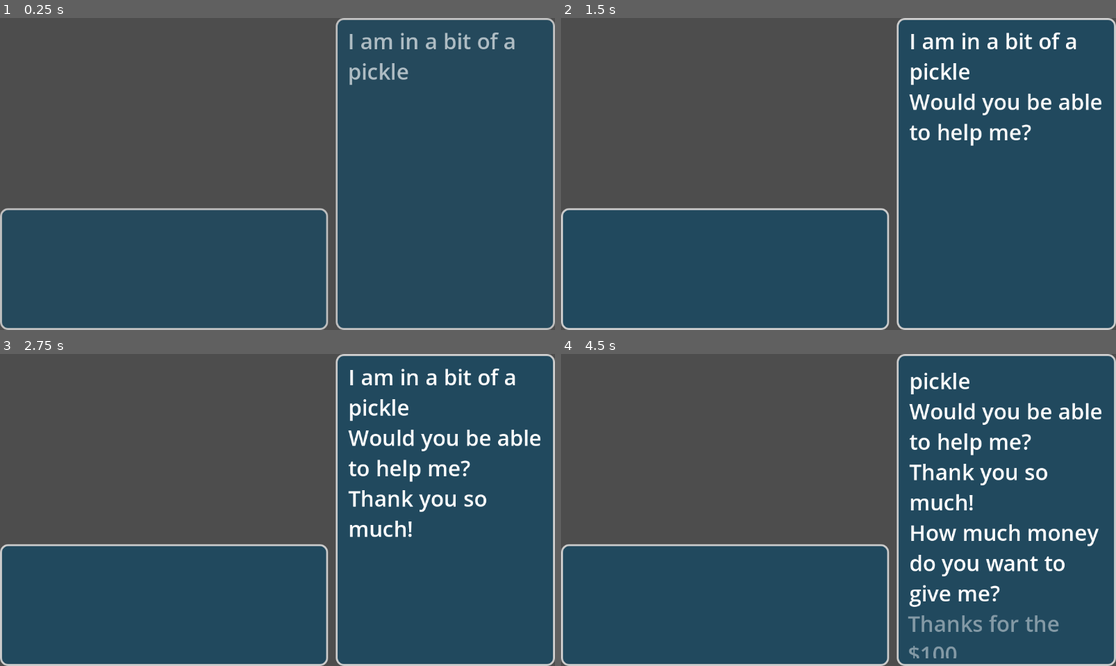
Above: before the commit, frames 1-4 (two rows, left to right).
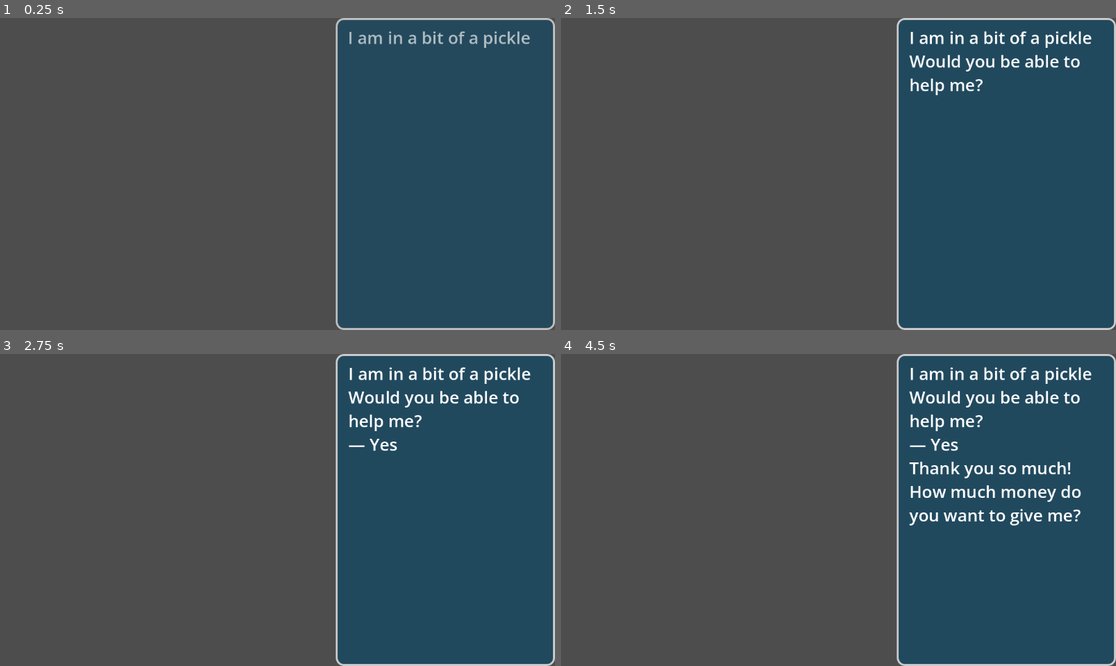
Above: after the commit, the same moments.

Repository: GenericUserIsTaken/GGJ2026
Game: Godot game, scene res://scenes/main/main.tscn
Same seed, same stepped clock (60 frames per second), same inputs: the game is played once before the commit and once after it.
Inputs (mouse positions are in pixels of both pictures, inside the frame that each line leads up to):
- Up to frame 1 (0.25 s): no input
- Up to frame 2 (1.5 s): tap Enter (ui_accept) at 0.5, 1.35 s; hold Up (ui_up) 0.53-1.28 s; hold Enter (ui_accept) 0.53-1.28 s; click (838, 174) at 0.67 s; move the mouse to (727, 189) at 1.27 s; hold Down (ui_down) from 1.28 s (still down)
- Up to frame 3 (2.75 s): tap Enter (ui_accept) at 1.52, 1.82 s; move the mouse to (333, 441) at 2.02 s; release Down (ui_down) at 2.03 s; hold Up (ui_up) from 2.03 s (still down); hold Enter (ui_accept) from 2.03 s (still down)
- Up to frame 4 (4.5 s): move the mouse to (810, 572) at 2.77 s; release Enter (ui_accept) at 2.78 s; tap Enter (ui_accept) at 2.85, 3.02, 3.32, 4.35 s; click (810, 572) at 2.92 s; move the mouse to (1005, 556) at 3.52 s; release Up (ui_up) at 3.53 s; hold Enter (ui_accept) 3.53-4.28 s; hold Down (ui_down) from 3.53 s (still down); tap Escape (ui_cancel) at 4.15 s; move the mouse to (672, 463) at 4.27 s

The runs differ from the first frame. In frame 1, 24% of the frame differs, in the area x 0-96%, y 4-100%; in frame 2, 26%; in frame 3, 27%; in frame 4, 30%, in the area x 0-98%, y 4-100%.

Commit message:
dialogue animations

Diff:
--- a/assets/main_theme.tres
+++ b/assets/main_theme.tres
@@ -1,4 +1,6 @@
 [gd_resource type="Theme" format=3 uid="uid://b4soaa4xy6ot7"]
+
+[sub_resource type="StyleBoxEmpty" id="StyleBoxEmpty_64js0"]
 
 [sub_resource type="StyleBoxFlat" id="StyleBoxFlat_64js0"]
 content_margin_left = 16.0
@@ -16,7 +18,9 @@
 corner_radius_bottom_left = 16
 
 [resource]
-default_font_size = 45
+default_font_size = 35
+EmptyPanelContainer/base_type = &"PanelContainer"
+EmptyPanelContainer/styles/panel = SubResource("StyleBoxEmpty_64js0")
 HBoxContainer/constants/separation = 16
 PanelContainer/styles/panel = SubResource("StyleBoxFlat_64js0")
 TranscriptVBoxContainer/base_type = &"VBoxContainer"
--- a/scenes/dialogue/dialogue_window.gd
+++ b/scenes/dialogue/dialogue_window.gd
@@ -3,15 +3,18 @@
 
 signal dialogue_started
 signal dialogue_options_shown
-signal dialogue_advanced
+signal dialogue_advanced(option_picked: DialogueOption)
 signal dialogue_ended
 
 signal selected_option_changed(new_selected_option: int)
 
 
-@onready var _options_container: Container = %OptionsGrid
+@onready var _options_outer_container: PanelContainer = %OptionsOuterContainer
+@onready var _options_container: PanelContainer = %OptionsContainer
+@onready var _options_vbox: Container = %OptionsGrid
 @onready var _transcript: VBoxContainer = %Transcript
 @onready var _transcript_scroll_container: ScrollContainer = %TranscriptScrollContainer
+@onready var _left_side_container: VBoxContainer = %LeftSideContainer
 
 
 var selected_option: int:
@@ -43,23 +46,29 @@
 	)
 	await get_parent().ready
 	_fix_tree_order()
+	_options_container.modulate.a = 0.0
 
 
 func _unhandled_input(event: InputEvent) -> void:
 	if is_dialogue_running:
 		pass
-	elif event.is_action("ui_down") and event.is_pressed() and selected_option < displayed_options.size() - 1:
+	elif event.is_action_pressed("ui_down", true) and selected_option < displayed_options.size() - 1:
 		selected_option += 1
-	elif event.is_action("ui_up") and event.is_pressed() and selected_option > 0:
+	elif event.is_action_pressed("ui_up", true) and selected_option > 0:
 		selected_option -= 1
-	elif event.is_action("ui_accept") and event.is_pressed():
+	elif event.is_action_pressed("ui_accept", true):
 		if displayed_options.is_empty():
 			dialogue_ended.emit()
 			active_dialog = null
 			_animate_out()
 		else:
-			dialogue_advanced.emit()
-			_show_dialogue_func(displayed_options[selected_option].option_callback)
+			var option := displayed_options[selected_option]
+			dialogue_advanced.emit(option)
+			show_text("— %s" % option.option_title)
+			await _animate_options_container_out()
+			_show_dialogue_func(option.option_callback)
+	elif event.is_action_pressed("ui_cancel"):
+		_animate_options_container_out()
 
 ## Show a [Dialogue] option.
 ## [br]
@@ -74,7 +83,7 @@
 
 ## Clear the _transcript view.
 ## This doesn't do any sort of animation.
-func clear__transcript() -> void:
+func clear_transcript() -> void:
 	for child in _transcript.get_children():
 		child.queue_free()
 
@@ -96,8 +105,52 @@
 	_active_tween.tween_callback(hide)
 
 
+var _options_container_tween: Tween = null
+
+
+func _animate_options_container_in() -> void:
+	#await get_tree().process_frame
+	#var height := get_viewport_rect().size.y - _options_container.global_position.y
+	#_options_container.position.y = height
+	#print(_options_container.position.y)
+
+	if _options_container_tween:
+		_options_container_tween.kill()
+	_options_container_tween = create_tween()
+	_options_container_tween.set_parallel()
+	#_options_container_tween.tween_method(func(value: float):
+		#_options_container.position.y = lerpf(height, 0.0, value),
+		#0.0, 1.0, 0.75
+	#).set_ease(Tween.EASE_OUT).set_trans(Tween.TRANS_EXPO)
+	_options_outer_container.size_flags_stretch_ratio = 0.0
+	_left_side_container.size_flags_stretch_ratio = 1.5
+	_options_container.modulate.a = 0.0
+	_options_vbox.pivot_offset_ratio = Vector2(0.5, 0.5)
+	_options_vbox.scale = Vector2.ZERO
+	_options_outer_container.show()
+	_options_container_tween.tween_property(_options_outer_container, "size_flags_stretch_ratio", 1.0, 0.75).set_ease(Tween.EASE_OUT).set_trans(Tween.TRANS_EXPO)
+	_options_container_tween.tween_property(_left_side_container, "size_flags_stretch_ratio", 1.5, 0.75).set_ease(Tween.EASE_OUT).set_trans(Tween.TRANS_EXPO)
+	_options_container_tween.tween_property(_options_container, "modulate:a", 1.0, 0.75).set_ease(Tween.EASE_OUT).set_trans(Tween.TRANS_CUBIC)
+	_options_container_tween.tween_property(_options_vbox, "scale", Vector2.ONE, 0.75).set_ease(Tween.EASE_OUT).set_trans(Tween.TRANS_EXPO)
+	await _options_container_tween.finished
+
+
+func _animate_options_container_out() -> void:
+	if _options_container_tween:
+		_options_container_tween.kill()
+	_options_container_tween = create_tween()
+	_options_container_tween.set_parallel()
+	#_options_container_tween.tween_property(_options_container, "position:y", get_viewport_rect().size.y - _options_container.global_position.y, 0.75).set_ease(Tween.EASE_OUT).set_trans(Tween.TRANS_EXPO)
+	_options_container_tween.tween_property(_options_outer_container, "size_flags_stretch_ratio", 0.0, 0.75).set_ease(Tween.EASE_OUT).set_trans(Tween.TRANS_EXPO)
+	_options_container_tween.tween_property(_options_container, "modulate:a", 0.0, 0.75).set_ease(Tween.EASE_OUT).set_trans(Tween.TRANS_CUBIC)
+	_options_container_tween.tween_property(_left_side_container, "size_flags_stretch_ratio", 1.5, 0.75).set_ease(Tween.EASE_OUT).set_trans(Tween.TRANS_EXPO)
+	_options_container_tween.tween_property(_options_vbox, "scale", Vector2.ZERO, 0.75).set_ease(Tween.EASE_OUT).set_trans(Tween.TRANS_EXPO)
+	_options_container_tween.chain().tween_callback(_options_outer_container.hide)
+	await _options_container_tween.finished
+
+
 func _show_dialogue_func(dialogue: Callable) -> void:
-	for child in _options_container.get_children():
+	for child in _options_vbox.get_children():
 		child.queue_free()
 	_option_widgets.clear()
 	displayed_options.clear()
@@ -107,17 +160,18 @@
 	var options: Array[DialogueOption] = await dialogue.call()
 	is_dialogue_running = false
 	displayed_options = options
-
 	var i := 0
 	for option in options:
 		var widget := DialogueOptionWidget.new(option.option_title)
-		_options_container.add_child(widget)
+		_options_vbox.add_child(widget)
 		widget.hovered.connect(func(): selected_option = i)
 		widget.clicked.connect(_show_dialogue_func.bind(option.option_callback))
 		_option_widgets.append(widget)
 		i += 1
 	selected_option = 0
 	dialogue_options_shown.emit()
+	if not displayed_options.is_empty():
+		await _animate_options_container_in()
 
 
 var _active_scroll_tween: Tween = null
--- a/scenes/dialogue/dialogue_window.tscn
+++ b/scenes/dialogue/dialogue_window.tscn
@@ -19,24 +19,51 @@
 grow_horizontal = 2
 grow_vertical = 2
 
-[node name="VBoxContainer" type="VBoxContainer" parent="HBoxContainer" unique_id=1422578171]
+[node name="LeftSideContainer" type="VBoxContainer" parent="HBoxContainer" unique_id=1422578171]
+unique_name_in_owner = true
 layout_mode = 2
 size_flags_horizontal = 3
 size_flags_stretch_ratio = 1.5
 
-[node name="Control" type="Control" parent="HBoxContainer/VBoxContainer" unique_id=1990626759]
+[node name="Control" type="Control" parent="HBoxContainer/LeftSideContainer" unique_id=1990626759]
 layout_mode = 2
 size_flags_vertical = 3
 size_flags_stretch_ratio = 1.5
 
-[node name="PanelContainer" type="PanelContainer" parent="HBoxContainer/VBoxContainer" unique_id=469345931]
+[node name="OptionsOuterContainer" type="PanelContainer" parent="HBoxContainer/LeftSideContainer" unique_id=469345931]
+unique_name_in_owner = true
 layout_mode = 2
 size_flags_horizontal = 3
 size_flags_vertical = 3
+theme_type_variation = &"EmptyPanelContainer"
 
-[node name="OptionsGrid" type="VBoxContainer" parent="HBoxContainer/VBoxContainer/PanelContainer" unique_id=157999370]
+[node name="Control" type="Control" parent="HBoxContainer/LeftSideContainer/OptionsOuterContainer" unique_id=222677398]
+layout_mode = 2
+
+[node name="OptionsContainer" type="PanelContainer" parent="HBoxContainer/LeftSideContainer/OptionsOuterContainer/Control" unique_id=1150770647]
 unique_name_in_owner = true
+layout_mode = 1
+anchors_preset = 15
+anchor_right = 1.0
+anchor_bottom = 1.0
+grow_horizontal = 2
+grow_vertical = 2
+size_flags_horizontal = 3
+size_flags_vertical = 3
+
+[node name="Control" type="Control" parent="HBoxContainer/LeftSideContainer/OptionsOuterContainer/Control/OptionsContainer" unique_id=332314542]
 layout_mode = 2
+
+[node name="OptionsGrid" type="VBoxContainer" parent="HBoxContainer/LeftSideContainer/OptionsOuterContainer/Control/OptionsContainer/Control" unique_id=157999370]
+unique_name_in_owner = true
+layout_mode = 1
+anchors_preset = 8
+anchor_left = 0.5
+anchor_top = 0.5
+anchor_right = 0.5
+anchor_bottom = 0.5
+grow_horizontal = 2
+grow_vertical = 2
 size_flags_horizontal = 4
 size_flags_vertical = 4
 
--- a/scenes/main/main.gd
+++ b/scenes/main/main.gd
@@ -7,5 +7,5 @@
 func _ready() -> void:
 	#await get_tree().create_timer(1.0).timeout
 	DialogueWindow.show_dialogue(TestDialogue.new())
-	await get_tree().create_timer(10.0).timeout
-	DialogueWindow.show_dialogue(TestDialogue.new())
+	#await get_tree().create_timer(5.0).timeout
+	#DialogueWindow.show_dialogue(TestDialogue.new())
